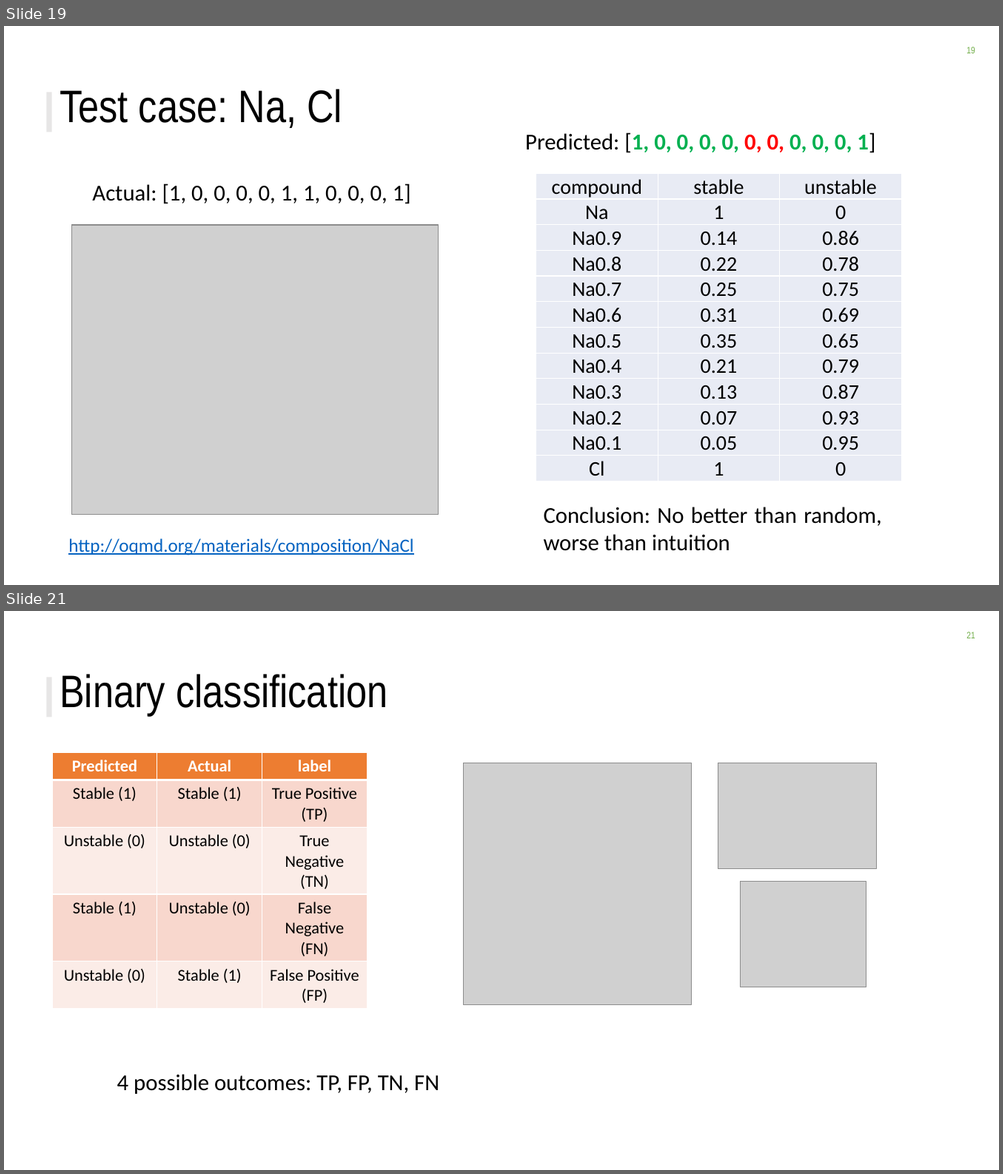
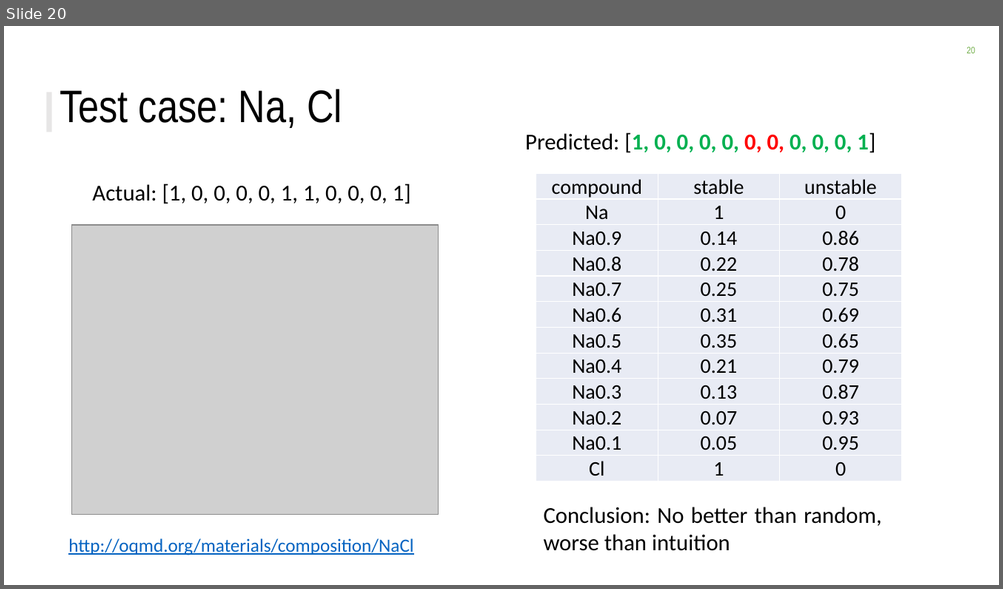
Before and after one commit to ckborg/DSE_challenge, a slide deck: DSE_challenge_slides.pptx. Shown one above the other, each under a label of ours: slides 19 and 21 before the commit, slide 20 after it; the slides between them are not shown. The pictures are 1003x1174 and 1003x589 pixels, drawn with LibreOffice and Linux fonts; fonts in the diff are those of the drawing; grey boxes stand for pictures; background and template pictures are left out. Boxes give left, top, right and bottom in pixels: in the first picture for what was removed or moved away, otherwise in the second. Text is boxed around its words. In the diff, an @@ line names an element or a change of style, - is before the commit and + after.

```diff
--- a/DSE_challenge_slides.pptx
+++ b/DSE_challenge_slides.pptx
@@ slide 21 removed at (4,611,999,1170), background #FFFFFF; not listed: 2 template elements that a slide beside it also shows @@
@@ title removed at (60,674,387,716) @@
-Binary classification
@@ table removed at (53,753,368,1029), 5 rows, 3 columns @@
-Predicted | Actual | label
-Stable (1) | Stable (1) | True Positive (TP)
-Unstable (0) | Unstable (0) | True Negative (TN)
-Stable (1) | Unstable (0) | False Negative (FN)
-Unstable (0) | Stable (1) | False Positive (FP)
@@ picture removed at (463,763,691,1005) @@
@@ picture removed at (718,763,876,869) @@
@@ picture removed at (740,881,867,987) @@
@@ text removed at (117,1074,439,1094) @@
-4 possible outcomes: TP, FP, TN, FN
@@ what was slide 19 is now slide 20 @@
@@ page number at (966,47,974,53): text changed @@
-19
+20
```
Also in this commit, not shown: 7 slides changed, 3 slides added, 4 other slides removed, 1 other file.
